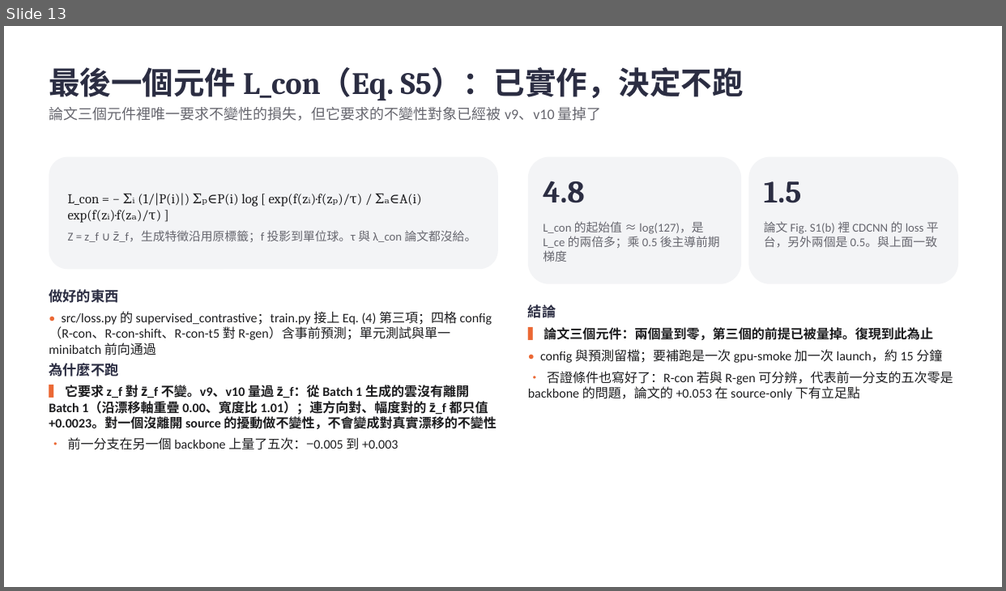
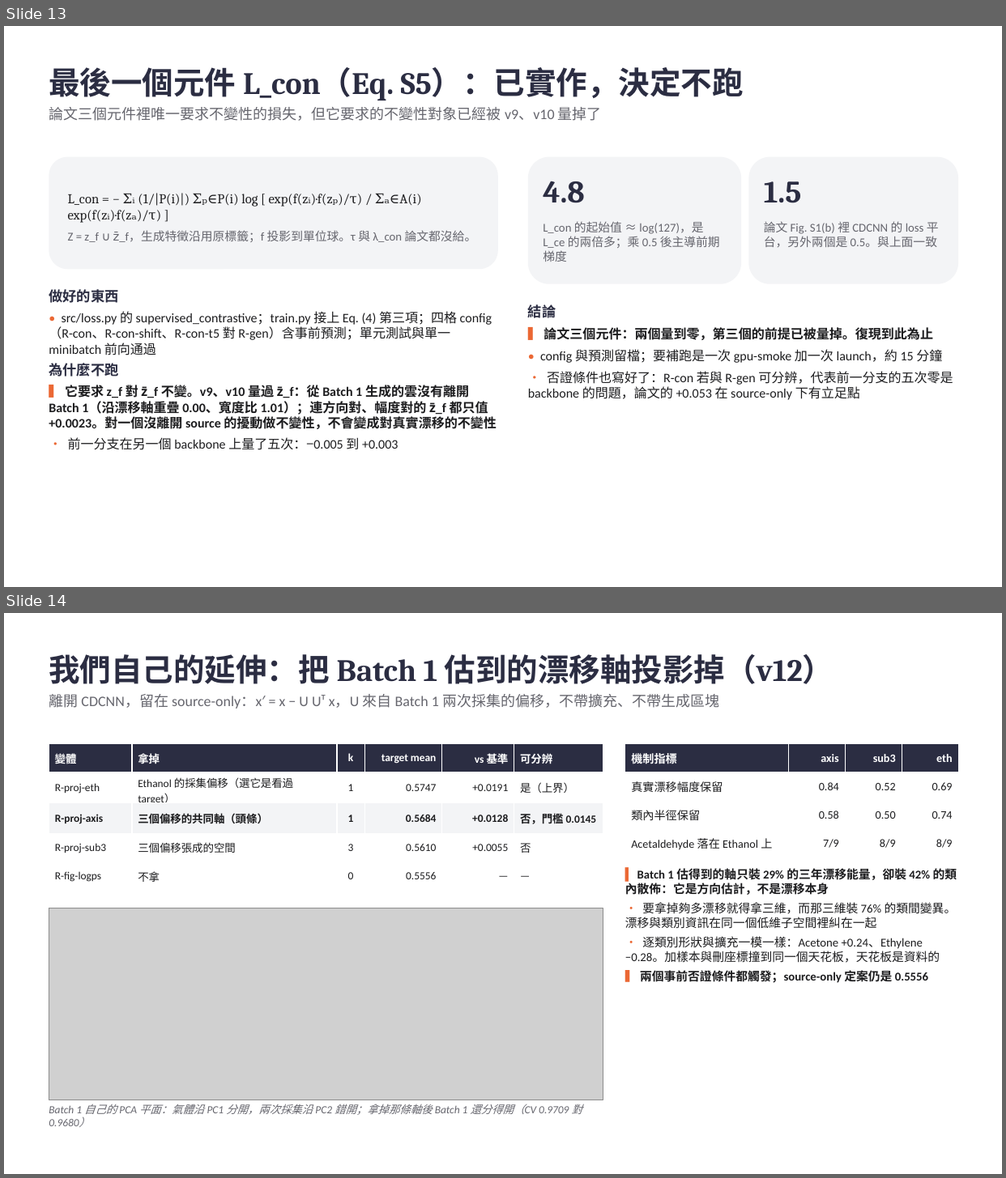
Before and after one commit to wintera1233/cdcnn, a slide deck: reports/cdcnn-implementation-issues.pptx. Shown one above the other, each under a label of ours: slide 13 before the commit, slides 13 and 14 after it. The pictures are 1006x591 and 1006x1178 pixels, drawn with LibreOffice and Linux fonts; fonts in the diff are those of the drawing; grey boxes stand for pictures. Boxes give left, top, right and bottom in pixels: in the first picture for what was removed or moved away, otherwise in the second. Text is boxed around its words. In the diff, an @@ line names an element or a change of style, - is before the commit and + after.

```diff
--- a/reports/cdcnn-implementation-issues.pptx
+++ b/reports/cdcnn-implementation-issues.pptx
@@ slide 14 added at [4,613,1002,1174], background #FFFFFF @@
@@ text added at [49,654,834,709], 14 pt, text #66666E @@
+我們自己的延伸：把 Batch 1 估到的漂移軸投影掉（v12）
+離開 CDCNN，留在 source-only：x′ = x − U Uᵀ x，U 來自 Batch 1 兩次採集的偏移，不帶擴充、不帶生成區塊
@@ table added at [49,744,603,886], 5 rows, 6 columns @@
+變體 | 拿掉 | k | target mean | vs 基準 | 可分辨
+R-proj-eth | Ethanol 的採集偏移（選它是看過 target） | 1 | 0.5747 | +0.0191 | 是（上界）
+R-proj-axis | 三個偏移的共同軸（頭條） | 1 | 0.5684 | +0.0128 | 否，門檻 0.0145
+R-proj-sub3 | 三個偏移張成的空間 | 3 | 0.5610 | +0.0055 | 否
+R-fig-logps | 不拿 | 0 | 0.5556 | — | —
@@ table added at [625,744,959,858], 4 rows, 4 columns @@
+機制指標 | axis | sub3 | eth
+真實漂移幅度保留 | 0.84 | 0.52 | 0.69
+類內半徑保留 | 0.58 | 0.50 | 0.74
+Acetaldehyde 落在 Ethanol 上 | 7/9 | 8/9 | 8/9
@@ text added at [625,867,957,983], 11.5 pt, text #1C1C1E @@
+▍ Batch 1 估得到的軸只裝 29% 的三年漂移能量，卻裝 42% 的類內散佈：它是方向估計，不是漂移本身
+• 要拿掉夠多漂移就得拿三維，而那三維裝 76% 的類間變異。漂移與類別資訊在同一個低維子空間裡糾在一起
+• 逐類別形狀與擴充一模一樣：Acetone +0.24、Ethylene −0.28。加樣本與刪座標撞到同一個天花板，天花板是資料的
+▍ 兩個事前否證條件都觸發；source-only 定案仍是 0.5556
@@ picture added at [49,909,603,1101] @@
@@ text added at [49,1104,582,1127], 10.5 pt, text #66666E, italic @@
+Batch 1 自己的 PCA 平面：氣體沿 PC1 分開，兩次採集沿 PC2 錯開；拿掉那條軸後 Batch 1 還分得開（CV 0.9709 對 0.9680）
```
Also in this commit, not shown: 3 slides changed, 1 other slide added, 2 other files.
